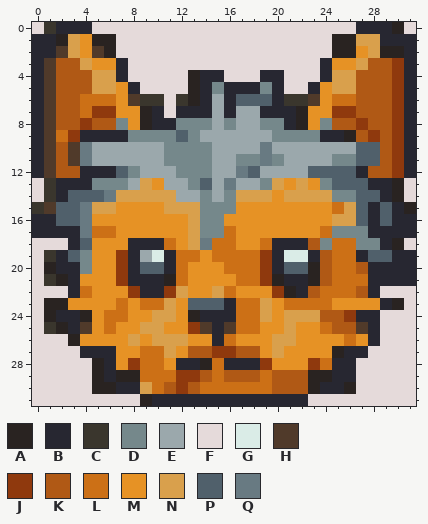
Pixel-art sprite: graphics/pokemon/gorda/icon.png. Above, as it was before the edit.
The file is 32x32 pixels. Colours within 5 levels of each other are drawn and written as one.
Palette (. is transparent): A #292321  B #272731  C #3a362d  D #75888b  E #9ba8ac  F #e5dada  G #daece7  H #503a2a  J #8f390d  K #b05915  L #cc7016  M #e69225  N #d9a04c  P #50606b  Q #687a82
The same view after the edit:
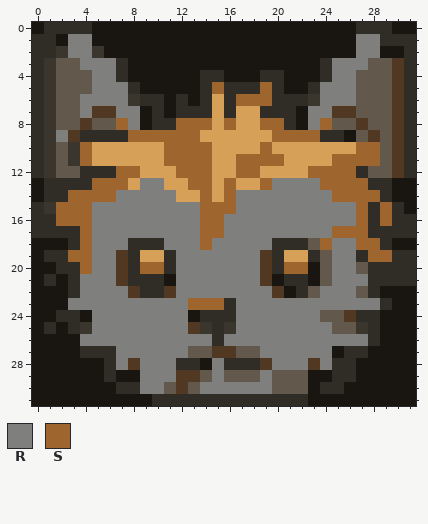
Colours new in this view: R #7f807e  S #9f652f
Edits made:
colour B: #272731 -> #302d26
colour E: #9ba8ac -> #d7a058
colour F: #e5dada -> #191611
colour J: #8f390d -> #503823
colour K: #b05915 -> #62594c
Changed rows in their new state; - is a pixel that keeps its letter.
first column x 0:
 0 -B----------------------------F-
 1 --FRRFF------------------FFRR---
 2 --CRRCF------------------FFRRFF-
 3 -C--RRR------------------RRR----
 4 -C---RR------F-----------RR-----
 5 -C---RRR-----F-S---S----RRR-----
 6 -C--RRRRCBB-BF---SSS-BBCRRR-----
 7 -C--R--RRF------------FRR-------
 8 -C-----SRF--SSS-S--SS-FRS-------
 9 -CR-----SSSSSS------SSSS--F-----
10 -C-CS------SSSS----S-------SS---
11 -C-CS------SSSS--SSSS----SSSS---
12 -C-----SS---SSS--SS----SSSS-----
13 -B---SSS-RR--SS-S--SRRRRSSSS--F-
14 -B-SSSSRRRRR--S-SRRRRRRRRSSSS-F-
15 BCSSSRRRRRRRRRSSSRRRRRRRRRRS-S-F
16 --SSSRRRRRRRRRSSRRRRRRRRRRRS-S--
17 ----SRRRRRRRRRSSRRRRRRRRRSSS----
18 ----SRRR---RRRSRRRRR----SRRSS-F-
19 -B-SSRR---E-RRRRRRR--EE--RR-SS--
20 -F--SRR--SS-RRRRRRR--SSF-RR-----
21 -BF-RRR----FRRRRRRR-F--F-RRR----
22 ----RRRR----RRRRRRRR-F--RRR-----
23 -FFRRRRRRRRRRSSS-RRRRRRRRRRRR-F-
24 -F--FRRRRRRRRF---RRRRRRR--------
25 -BF-CRRRRRRRR-C-CRRRRRRRR--C----
26 ---FRRRRRRRRRRR-RRRRRRRRRRRR----
27 -------RRRRRR------RRRRRRF------
28 -----F-R-RRR--FR----RRR-R-------
29 -----F-FFRRR---R---R---FF-------
30 -----FF--RR---RRRRRR---F--F-----
31 ---------F----------------------
